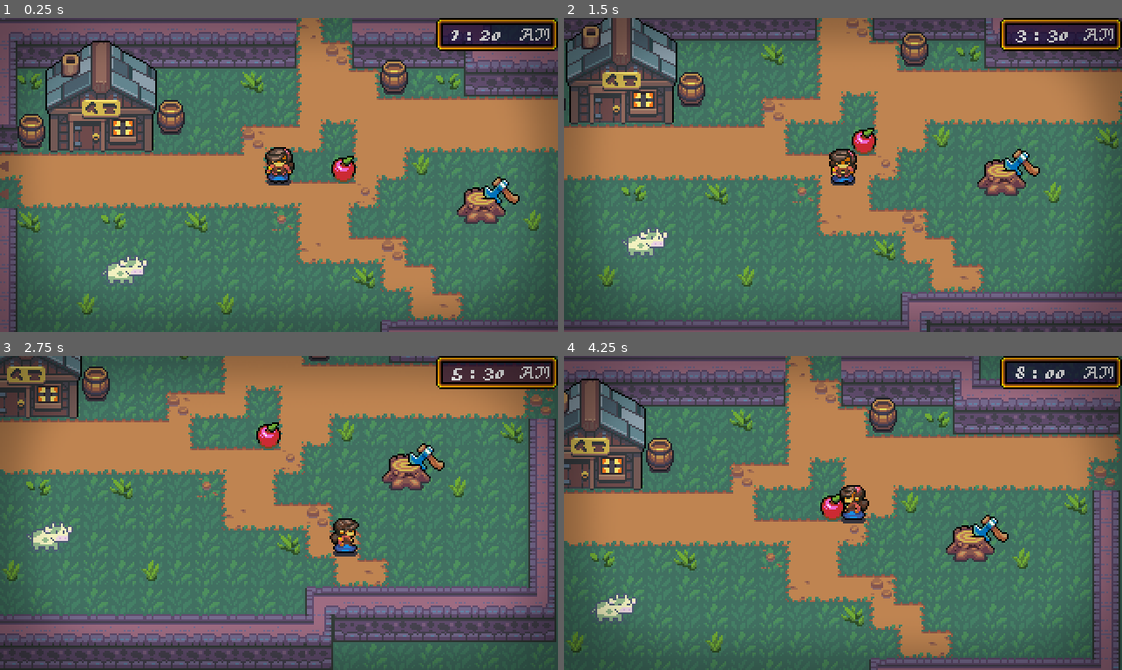
Above: before the commit, frames 1-4 (two rows, left to right).
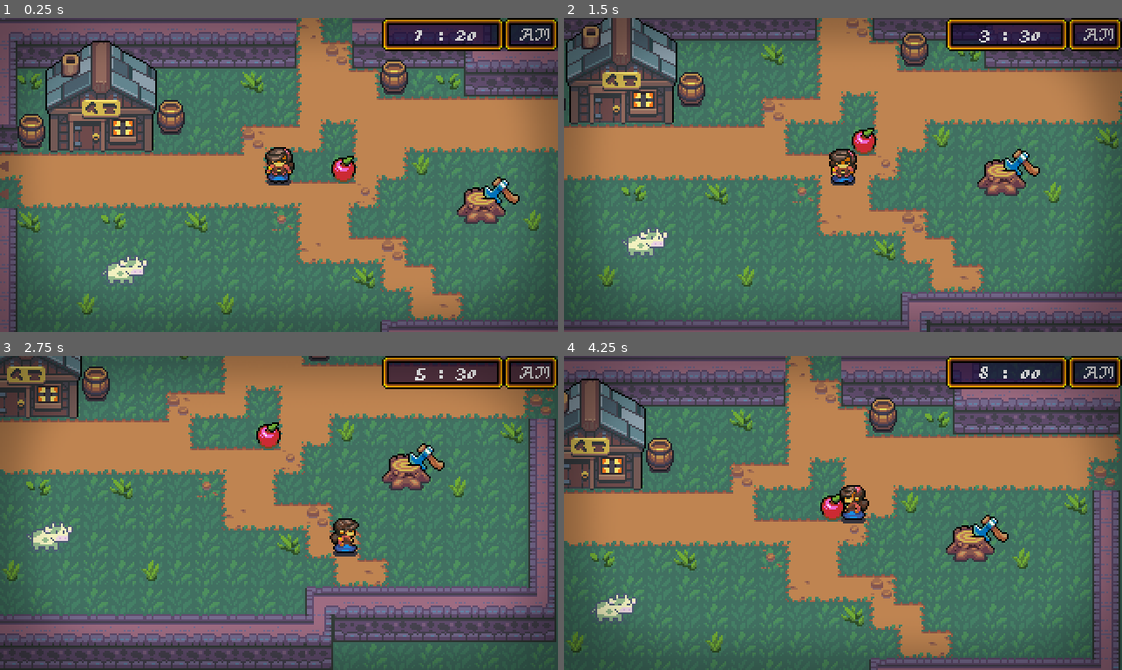
Above: after the commit, the same moments.

Repository: KenzieLippa/TwistedValley
Game: Godot game, scene res://World/Locations/Town.tscn
Two runs of this game, one before a commit and one after it. Both use one fixed random seed, a clock stepped at 60 frames per second and the inputs below. Sound files missing from this copy of the repository are replaced by a short silence.
Inputs:
- Up to frame 1 (0.25 s): no input
- Up to frame 2 (1.5 s): tap Enter (ui_accept) at 0.5, 0.77 s; hold Right (ui_right) 0.53-1.28 s; hold Down (ui_down) from 1.28 s (still down)
- Up to frame 3 (2.75 s): tap Enter (ui_accept) at 1.52 s; release Down (ui_down) at 2.03 s; hold Right (ui_right) from 2.03 s (still down)
- Up to frame 4 (4.25 s): release Right (ui_right) at 2.78 s; hold Up (ui_up) 2.78-3.53 s; tap Enter (ui_accept) at 3.02, 3.77 s; hold Left (ui_left) from 3.53 s (still down)

The runs differ from the first frame. In frame 1, 1.5% of the frame differs, in the area x 68-92%, y 0-11%; in frame 2, 1.5%; in frame 3, 1.5%; in frame 4, 1.5%.

Commit message:
looks ok now,
cant super tell if stupid clock is moving so it seems fine
will be fixing later anyway

Diff:
--- a/UI/Date/DateUI.tscn
+++ b/UI/Date/DateUI.tscn
@@ -13,46 +13,80 @@
 margin_bottom = 40.0
 grow_horizontal = 0
 
-[node name="PanelContainer" type="PanelContainer" parent="VBoxContainer"]
+[node name="HBoxContainer" type="HBoxContainer" parent="VBoxContainer"]
+margin_right = 100.0
+margin_bottom = 19.0
+custom_constants/separation = 0
+
+[node name="PanelContainer" type="PanelContainer" parent="VBoxContainer/HBoxContainer"]
 margin_right = 70.0
 margin_bottom = 19.0
-rect_min_size = Vector2( 60, 0 )
+grow_horizontal = 0
+rect_min_size = Vector2( 70, 0 )
 theme = ExtResource( 2 )
 
-[node name="MarginContainer" type="MarginContainer" parent="VBoxContainer/PanelContainer"]
+[node name="MarginContainer" type="MarginContainer" parent="VBoxContainer/HBoxContainer/PanelContainer"]
 margin_left = 4.0
 margin_top = 4.0
 margin_right = 66.0
 margin_bottom = 15.0
 
-[node name="AmPm" type="Label" parent="VBoxContainer/PanelContainer/MarginContainer"]
-unique_name_in_owner = true
-margin_right = 62.0
-margin_bottom = 11.0
-theme = ExtResource( 2 )
-align = 2
-
-[node name="HBoxContainer" type="HBoxContainer" parent="VBoxContainer/PanelContainer/MarginContainer"]
-margin_right = 62.0
+[node name="HBoxContainer" type="HBoxContainer" parent="VBoxContainer/HBoxContainer/PanelContainer/MarginContainer"]
+margin_left = 10.0
+margin_right = 51.0
 margin_bottom = 11.0
 grow_horizontal = 2
+size_flags_horizontal = 4
 
-[node name="Hour" type="Label" parent="VBoxContainer/PanelContainer/MarginContainer/HBoxContainer"]
+[node name="MarginContainer" type="MarginContainer" parent="VBoxContainer/HBoxContainer/PanelContainer/MarginContainer/HBoxContainer"]
+margin_right = 15.0
+margin_bottom = 11.0
+rect_min_size = Vector2( 15, 0 )
+
+[node name="Hour" type="Label" parent="VBoxContainer/HBoxContainer/PanelContainer/MarginContainer/HBoxContainer/MarginContainer"]
 unique_name_in_owner = true
+margin_right = 15.0
 margin_bottom = 11.0
 theme = ExtResource( 2 )
 
-[node name="colon" type="Label" parent="VBoxContainer/PanelContainer/MarginContainer/HBoxContainer"]
+[node name="MarginContainer2" type="MarginContainer" parent="VBoxContainer/HBoxContainer/PanelContainer/MarginContainer/HBoxContainer"]
+margin_left = 19.0
+margin_right = 22.0
+margin_bottom = 11.0
+
+[node name="colon" type="Label" parent="VBoxContainer/HBoxContainer/PanelContainer/MarginContainer/HBoxContainer/MarginContainer2"]
 unique_name_in_owner = true
-margin_left = 4.0
-margin_right = 7.0
+margin_right = 3.0
 margin_bottom = 11.0
 theme = ExtResource( 2 )
 text = ":"
 
-[node name="Minute" type="Label" parent="VBoxContainer/PanelContainer/MarginContainer/HBoxContainer"]
+[node name="MarginContainer3" type="MarginContainer" parent="VBoxContainer/HBoxContainer/PanelContainer/MarginContainer/HBoxContainer"]
+margin_left = 26.0
+margin_right = 41.0
+margin_bottom = 11.0
+rect_min_size = Vector2( 15, 0 )
+
+[node name="Minute" type="Label" parent="VBoxContainer/HBoxContainer/PanelContainer/MarginContainer/HBoxContainer/MarginContainer3"]
 unique_name_in_owner = true
-margin_left = 11.0
-margin_right = 11.0
+margin_right = 15.0
 margin_bottom = 11.0
+grow_horizontal = 0
 theme = ExtResource( 2 )
+align = 2
+
+[node name="PanelContainer2" type="PanelContainer" parent="VBoxContainer/HBoxContainer"]
+margin_left = 70.0
+margin_right = 100.0
+margin_bottom = 19.0
+rect_min_size = Vector2( 30, 0 )
+theme = ExtResource( 2 )
+
+[node name="AmPm" type="Label" parent="VBoxContainer/HBoxContainer/PanelContainer2"]
+unique_name_in_owner = true
+margin_left = 4.0
+margin_top = 4.0
+margin_right = 26.0
+margin_bottom = 15.0
+theme = ExtResource( 2 )
+align = 2
